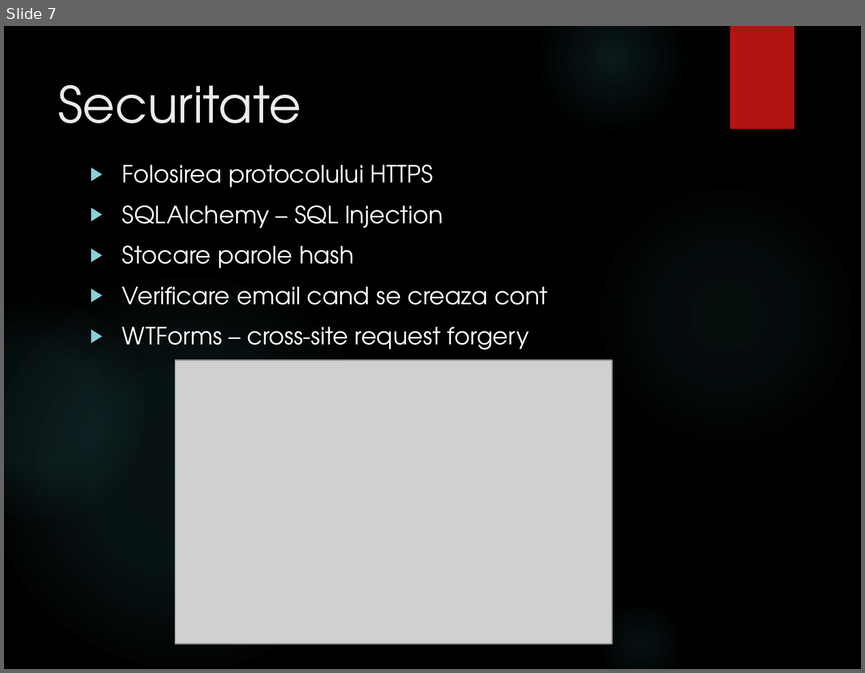
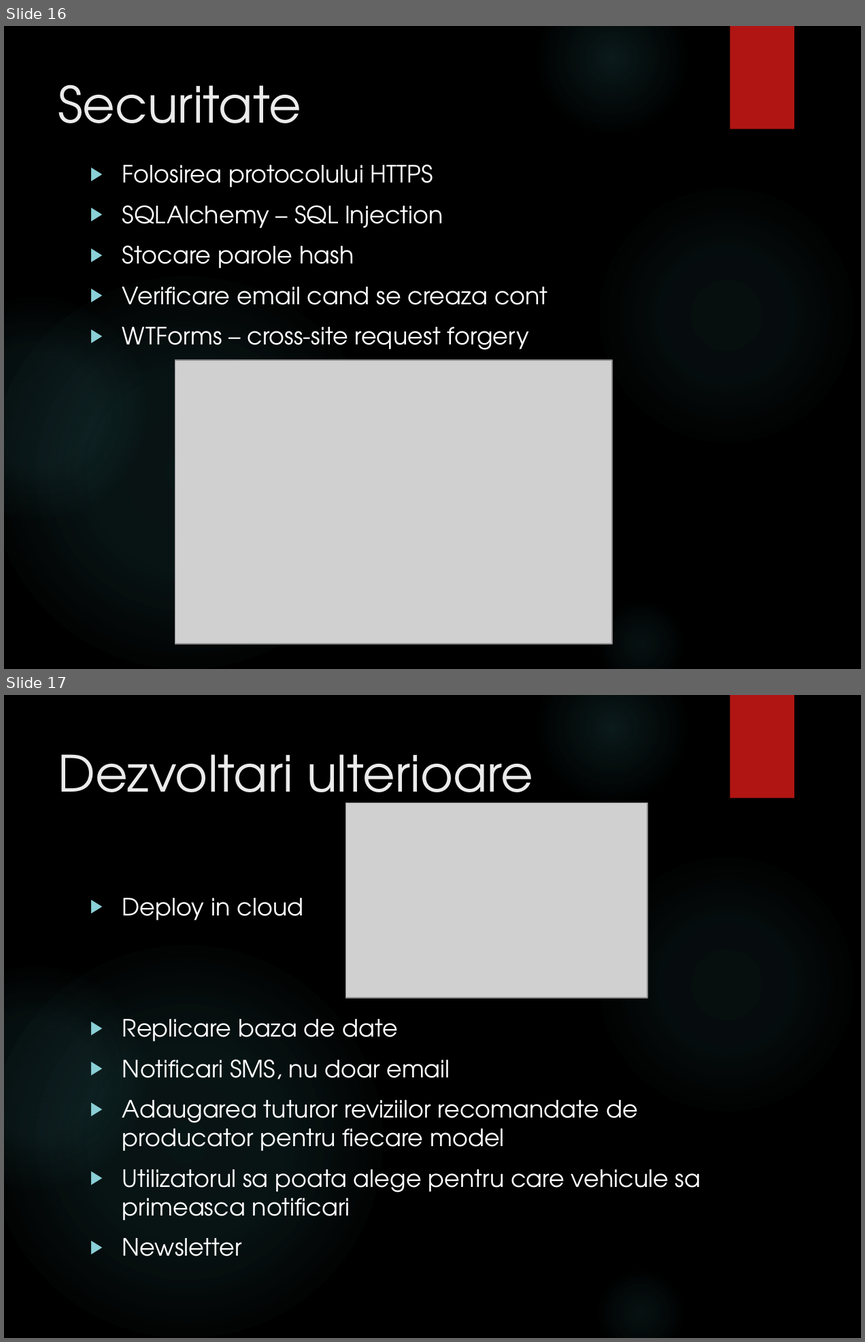
Before and after one commit to rizebi/bachelorProjectDiploma, a slide deck: Documentatie/Prezentare.pptx. Shown one above the other, each under a label of ours: slide 7 before the commit, slides 16 and 17 after it. The pictures are 865x673 and 865x1342 pixels, drawn with LibreOffice and Linux fonts; fonts in the diff are those of the drawing; grey boxes stand for pictures; background and template pictures are left out. Boxes give left, top, right and bottom in pixels: in the first picture for what was removed or moved away, otherwise in the second. Text is boxed around its words. In the diff, an @@ line names an element or a change of style, - is before the commit and + after.

```diff
--- a/Documentatie/Prezentare.pptx
+++ b/Documentatie/Prezentare.pptx
@@ slide 17 added at [4,695,861,1338], background picture (left out); not listed: 6 template elements that a slide beside it also shows @@
@@ title added at [58,754,533,814], 42 pt, text #EBEBEB @@
+Dezvoltari ulterioare
@@ picture added at [346,803,647,998] @@
@@ text added at [122,898,701,1256], 20 pt, text #FFFFFF @@
+▶ Deploy in cloud
+▶ Replicare baza de date
+▶ Notificari SMS, nu doar email
+▶ Adaugarea tuturor reviziilor recomandate de producator pentru fiecare model
+▶ Utilizatorul sa poata alege pentru care vehicule sa primeasca notificari
+▶ Newsletter
@@ what was slide 7 is now slide 16 @@
```
Also in this commit, not shown: 1 slide changed, 9 other slides added, 1 other file.
